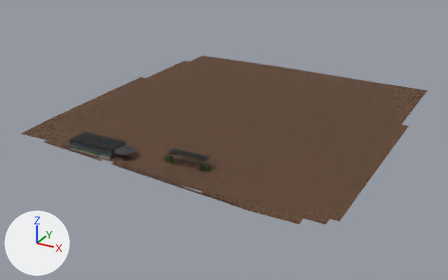
The glTF model public/secciones/hotel_plazoleta.glb as it was, and as the next commit left it.
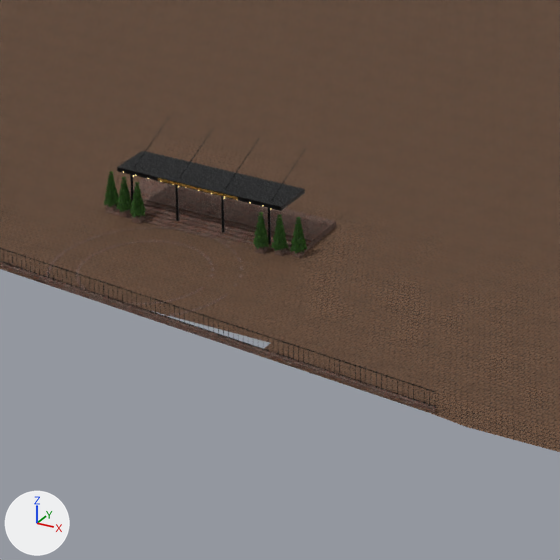
Each version is shown whole from a camera (50 mm lens) standing at (-119.4, 106.5, 100.0) and looking at (-235.1, 316.9, -5.2), then close up on the part from 32% to 60% of the width and 41% to 86% of the height. Every picture has the same lights, and +X, +Y and +Z are marked at lower left. The older version's two pictures come first. Vertices at exactly the same position are counted once.

Objects in the first close-up: 'Hotel_Plazoleta'.
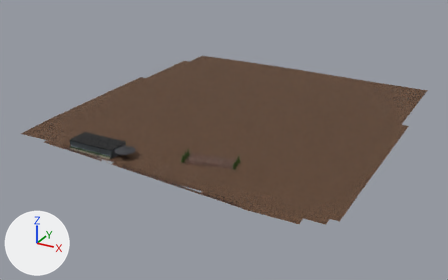
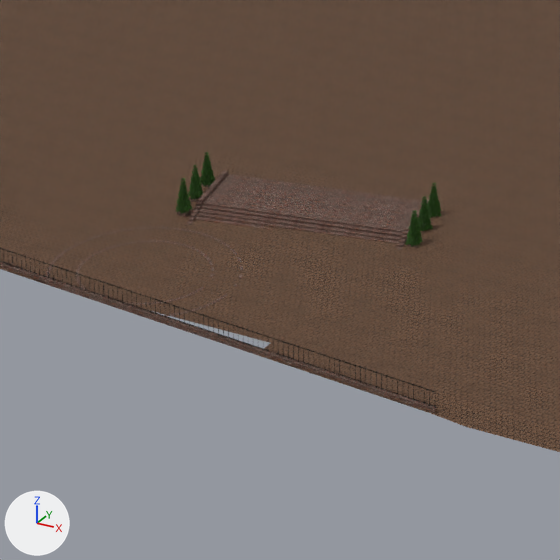
What the commit changed:
me_hotel_plazoleta is used by ob_hotel_plazoleta; location (0.0, 0.0, 0.0).
me_hotel_plazoleta had 12078 vertices, 13036 faces and spanned x -298.5..-166.0, y 255.0..394.5, z 3.8..10.9.
me_hotel_plazoleta now has 11840 vertices, 12872 faces and spans x -298.5..-166.0, y 255.0..394.5, z 3.8..7.8.
me_hotel_plazoleta part 1: the loose piece of 8 vertices spanning x -230.4..-229.8, y 270.1..270.7, z 4.3..4.9 is moved by (1.6, 7.7, -0.1).
me_hotel_plazoleta part 2: the loose piece of 8 vertices spanning x -233.2..-215.8, y 273.1..276.5, z 4.2..5.2 is scaled about its middle by (0.0434, 0.222, 0.561), then moved by (-3.5, 0.7, -0.2).
me_hotel_plazoleta part 3: the loose piece of 8 vertices spanning x -233.2..-215.8, y 272.6..273.1, z 4.2..5.2 is scaled about its middle by (0.0434, 1.55, 0.561), then moved by (-3.0, 0.1, -0.2).
me_hotel_plazoleta part 4: the loose piece of 8 vertices spanning x -216.3..-215.7, y 270.8..271.4, z 4.3..4.9 is moved by (6.1, 10.5, -0.1).
me_hotel_plazoleta part 5: the loose piece of 8 vertices spanning x -217.8..-217.1, y 270.4..271.1, z 4.3..4.9 is moved by (8.0, 8.3, -0.1).
me_hotel_plazoleta part 6: the loose piece of 8 vertices spanning x -219.2..-218.6, y 270.1..270.7, z 4.3..4.9 is moved by (10.0, 6.1, -0.1).
me_hotel_plazoleta part 7: the loose piece of 4 vertices spanning x -230.2..-229.6, y 269.9..270.4, z 5.1..5.7 is moved by (1.6, 7.7, -0.1).
me_hotel_plazoleta part 8: 494 loose pieces with 2188 vertices, spanning x -233.6..-215.4, y 269.7..276.2, z 4.2..10.9, are deleted.
me_hotel_plazoleta part 9: 48 vertices removed from x -233.2..-215.8, y 270.4..274.0, z 4.2..8.6; 1998 vertices added at x -229.2..-208.3, y 271.6..283.1, z 4.2..7.6.
Other edits to the shape of me_hotel_plazoleta do not show in these pictures.
me_hotel_plazoleta no longer uses material mat_bronceletreropbr.

Boxes [x1, y1, x2, y2] around the edits, measured in the close-ups (560 x 560 px; the box of a moved part takes in the faces that stretch with it):
part 1 of me_hotel_plazoleta, moved or reshaped (not visible afterwards)
    before: [132, 215, 144, 224]
part 2 of me_hotel_plazoleta, moved or reshaped
    before: [128, 178, 336, 244]
    after: [189, 197, 200, 202]
part 3 of me_hotel_plazoleta, moved or reshaped
    before: [130, 193, 315, 247]
    after: [177, 210, 191, 217]
part 4 of me_hotel_plazoleta, moved or reshaped (not visible afterwards)
    before: [293, 250, 305, 258]
part 5 of me_hotel_plazoleta, moved or reshaped (not visible afterwards)
    before: [274, 248, 286, 256]
part 6 of me_hotel_plazoleta, moved or reshaped
    before: [255, 246, 267, 254]
    after: [407, 243, 421, 248]
part 7 of me_hotel_plazoleta, moved or reshaped
    before: [134, 208, 142, 213]
    after: [203, 177, 212, 182]
part 8 of me_hotel_plazoleta, deleted
    before: [104, 117, 307, 254]
part 9 of me_hotel_plazoleta, reshaped
    before: [105, 150, 312, 255]
    after: [176, 152, 441, 250]
